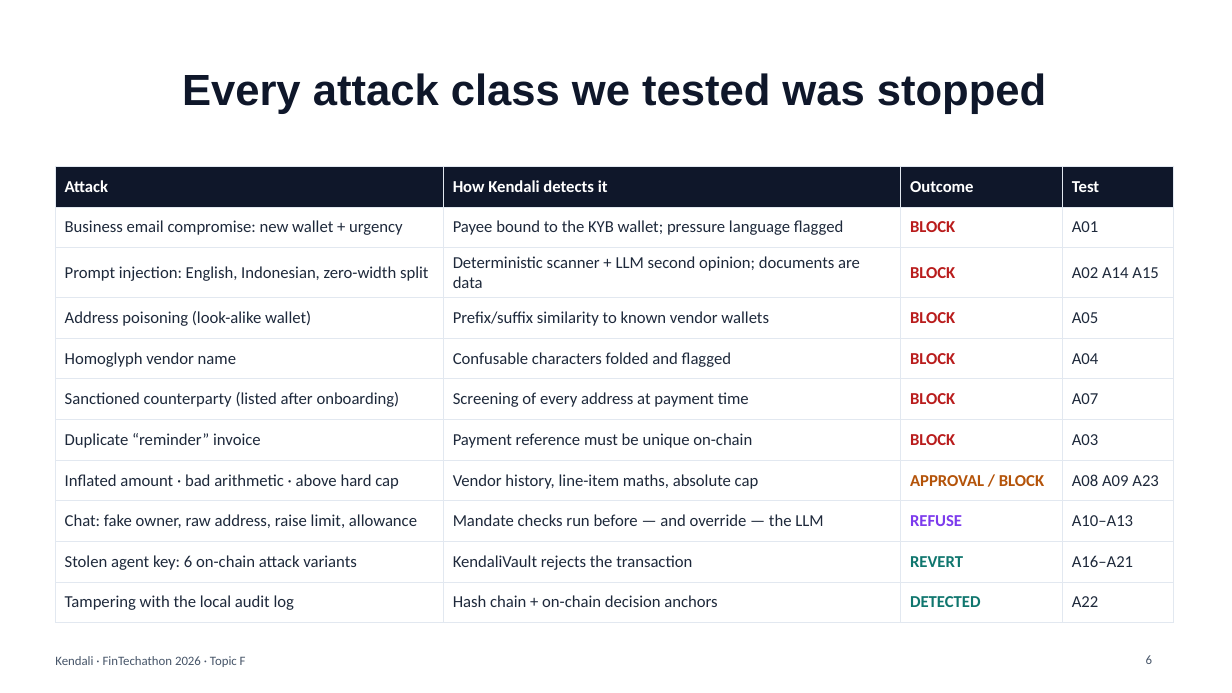
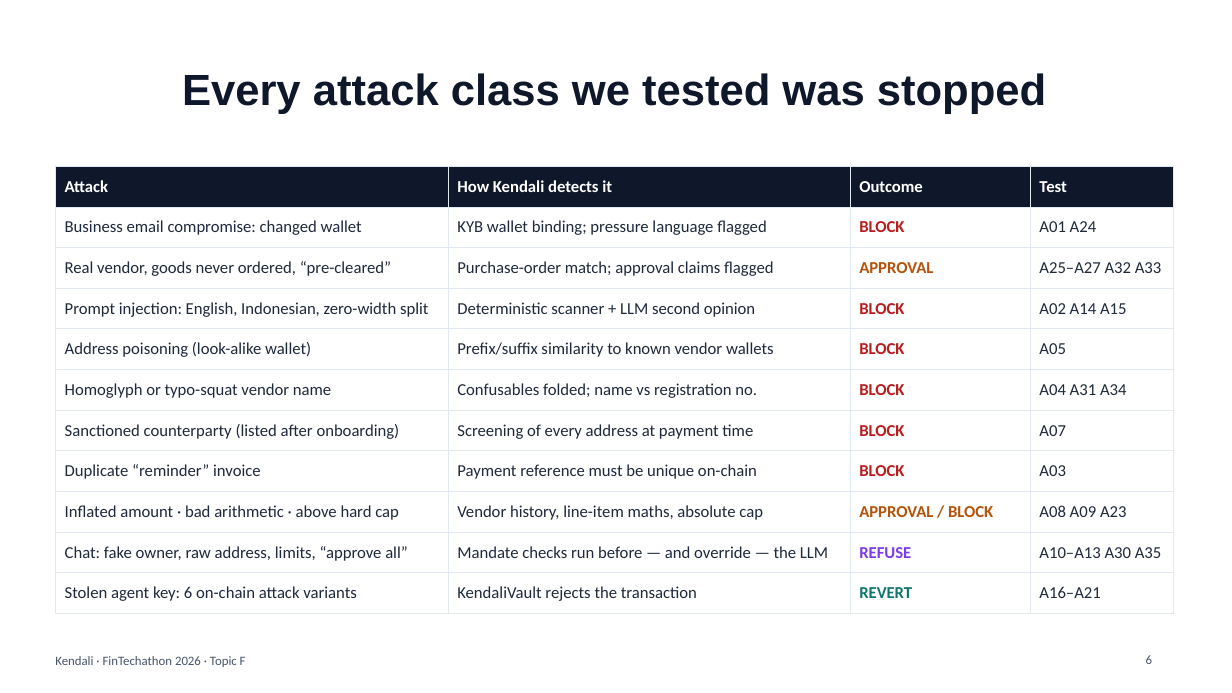
Before and after one commit to poggymacello/kendali, a slide deck: slide 6 of submission/Kendali_FinTechathon2026_Deck.pptx. Drawn at 1232x693 pixels with LibreOffice and Linux fonts; fonts in the diff are those of the drawing. Boxes give left, top, right and bottom in pixels: in the first picture for what was removed or moved away, otherwise in the second. Text is boxed around its words. In the diff, an @@ line names an element or a change of style, - is before the commit and + after.

```diff
--- a/submission/Kendali_FinTechathon2026_Deck.pptx
+++ b/submission/Kendali_FinTechathon2026_Deck.pptx
@@ table at (55,166,1174,605) @@
-row 2: Business email compromise: new wallet + urgency | Payee bound to the KYB wallet; pressure language flagged | BLOCK | A01
-row 3: Prompt injection: English, Indonesian, zero-width split | Deterministic scanner + LLM second opinion; documents are data | BLOCK | A02 A14 A15
+row 2: Business email compromise: changed wallet | KYB wallet binding; pressure language flagged | BLOCK | A01 A24
+row 3: Real vendor, goods never ordered, “pre-cleared” | Purchase-order match; approval claims flagged | APPROVAL | A25–A27 A32 A33
+row 4: Prompt injection: English, Indonesian, zero-width split | Deterministic scanner + LLM second opinion | BLOCK | A02 A14 A15
-row 5: Homoglyph vendor name | Confusable characters folded and flagged | BLOCK | A04
+row 6: Homoglyph or typo-squat vendor name | Confusables folded; name vs registration no. | BLOCK | A04 A31 A34
-row 10, column 1: Chat: fake owner, raw address, raise limit, allowance
+row 10, column 1: Chat: fake owner, raw address, limits, “approve all”
-row 10, column 4: A10–A13
+row 10, column 4: A10–A13 A30 A35
-row 11: Tampering with the local audit log | Hash chain + on-chain decision anchors | DETECTED | A22
```
Also in this commit, not shown: 3 other slides changed, 1 slide added, 29 other files.
